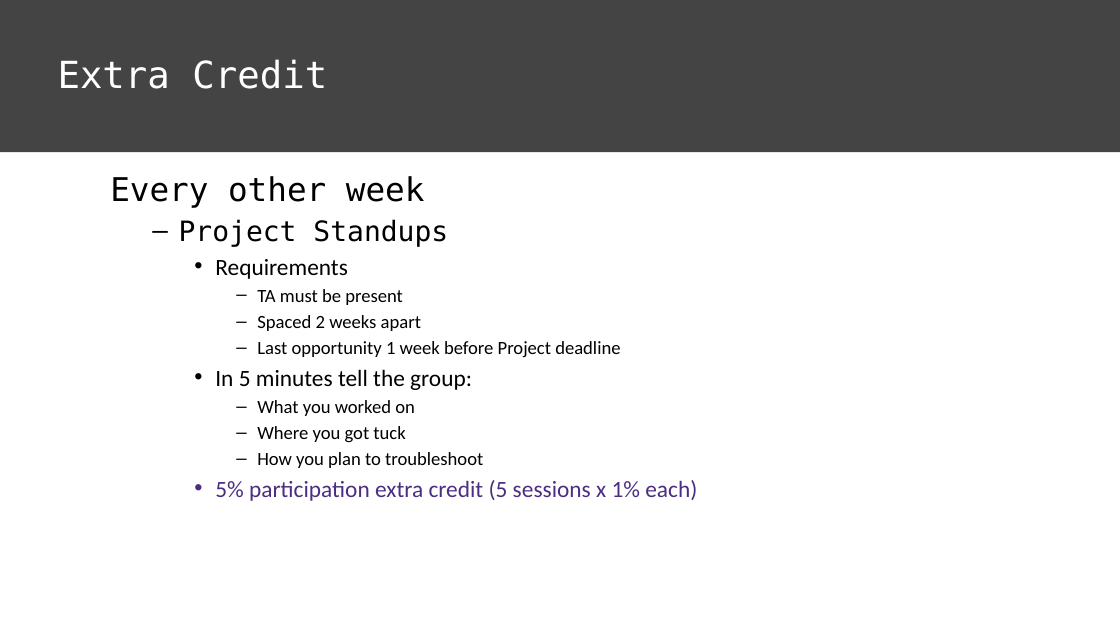
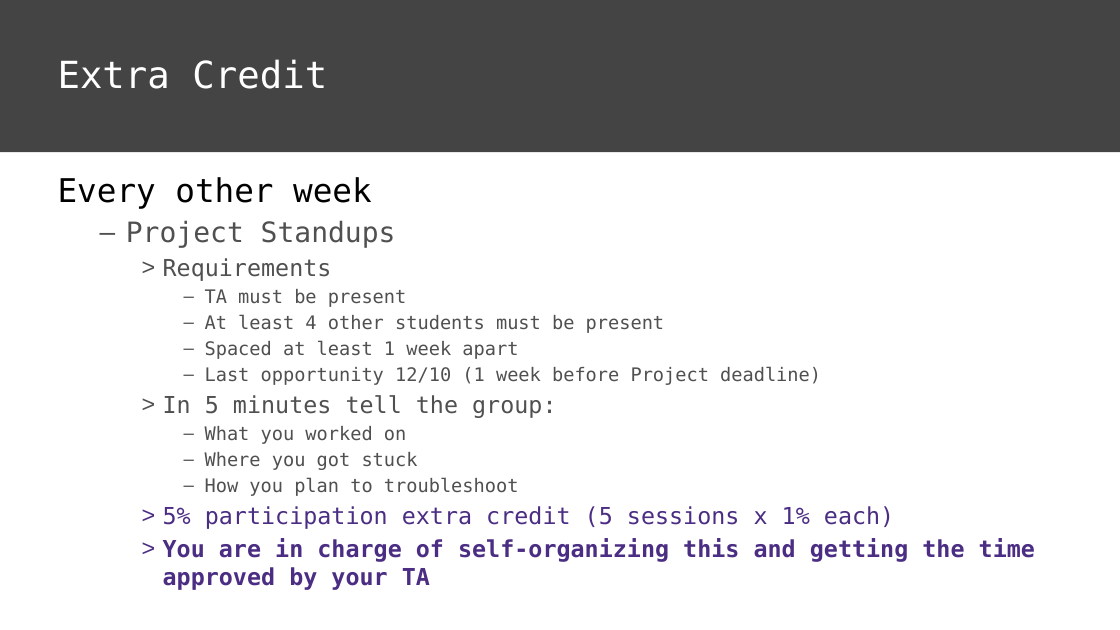
Before and after one commit to wesleybeckner/technin510, a slide deck: slide 13 of technin510/Week 1/Technin510 P1 Welcome to 510.pptx (slide 10 before the commit). Drawn at 1120x630 pixels with LibreOffice and Linux fonts; fonts in the diff are those of the drawing; background and template pictures are left out. Boxes give left, top, right and bottom in pixels: in the first picture for what was removed or moved away, otherwise in the second. Text is boxed around its words. In the diff, an @@ line names an element or a change of style, - is before the commit and + after.

Commit message:
week3 updates

```diff
--- a/technin510/Week 1/Technin510 P1 Welcome to 510.pptx
+++ b/technin510/Week 1/Technin510 P1 Welcome to 510.pptx
@@ text "Every other week": place and size @@
-text "Every other week" at (110,176,697,501)
+text "Every other week" at (58,177,1035,590)
@@ text at (126,220,894,529): text colour #000000 to #505050 in "Project Standups", "Requirements", "TA must be present", "In 5 minutes tell the group:" and 2 more places; font Calibri to DejaVu Sans Mono in "Requirements", "TA must be present", "In 5 minutes tell the group:", "What you worked on" and 2 more places; bullet • to > @@
@@ text at (205,314,821,385): text changed; font Calibri to DejaVu Sans Mono; text colour #000000 to #505050 @@
-      – Spaced 2 weeks apart
-      – Last opportunity 1 week before Project deadline
+      – At least 4 other students must be present
+      – Spaced at least 1 week apart
+      – Last opportunity 12/10 (1 week before Project deadline)
@@ text at (205,452,418,470): text changed; font Calibri to DejaVu Sans Mono; text colour #000000 to #505050 @@
-      – Where you got tuck
+      – Where you got stuck
@@ text at (163,538,1035,590): paragraph added @@
+    > You are in charge of self-organizing this and getting the time approved by your TA
```
Also in this commit, not shown: 10 other slides changed, 7 slides added, 18 other files.
